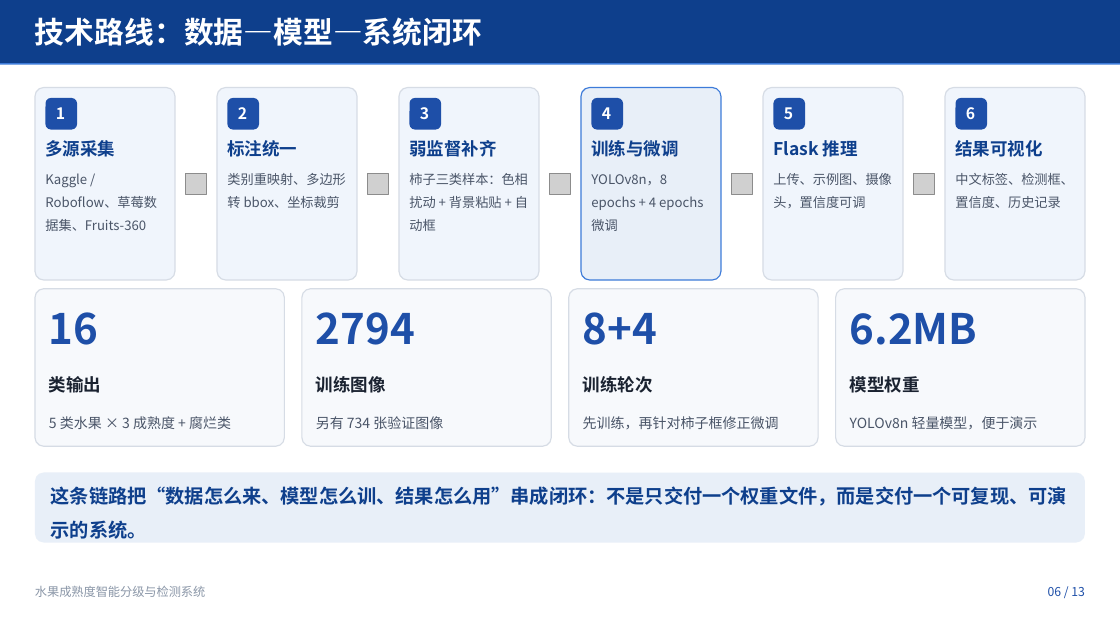
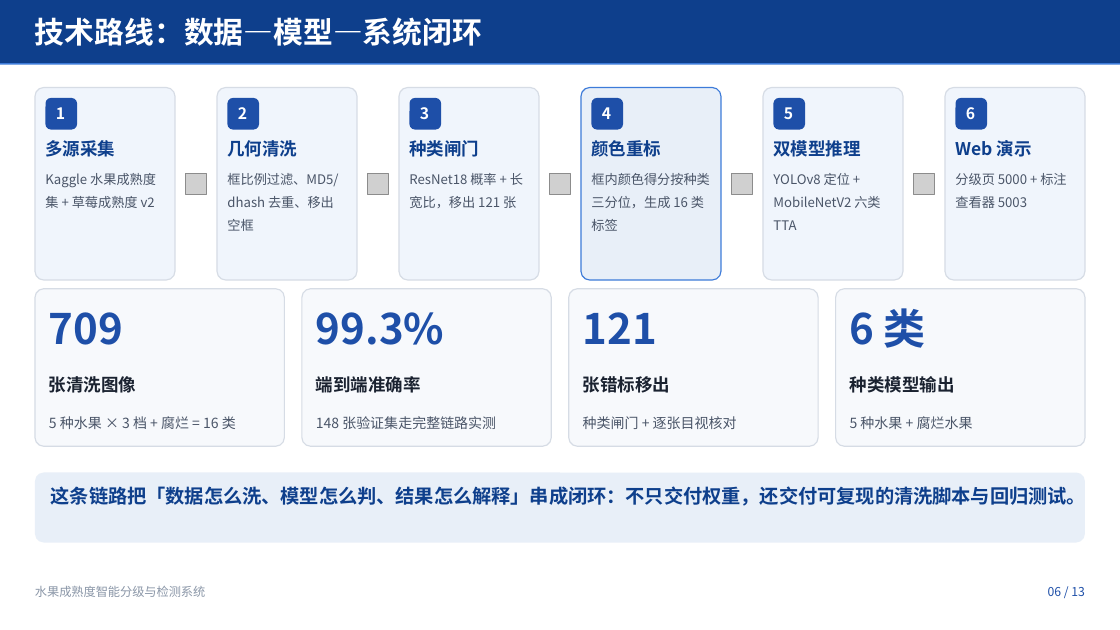
Before and after one commit to wpf1022/fruit-ripeness-detection, a slide deck: slide 6 of 答辩PPT/水果成熟度检测答辩.pptx. Drawn at 1120x630 pixels with LibreOffice and Linux fonts; fonts in the diff are those of the drawing; grey boxes stand for pictures. Boxes give left, top, right and bottom in pixels: in the first picture for what was removed or moved away, otherwise in the second. Text is boxed around its words. In the diff, an @@ line names an element or a change of style, - is before the commit and + after.

```diff
--- a/答辩PPT/水果成熟度检测答辩.pptx
+++ b/答辩PPT/水果成熟度检测答辩.pptx
@@ text at [227, 140, 297, 157]: text changed @@
-标注统一
+几何清洗
@@ text at [409, 140, 479, 157]: text changed @@
-弱监督补齐
+种类闸门
@@ text at [591, 140, 661, 157]: text changed @@
-训练与微调
+颜色重标
@@ text at [773, 140, 860, 157]: text changed @@
-Flask 推理
+双模型推理
@@ text at [955, 140, 1032, 157]: text changed @@
-结果可视化
+Web 演示
@@ text at [45, 173, 156, 208]: text changed @@
-Kaggle / Roboflow、草莓数据集、Fruits-360
+Kaggle 水果成熟度集 + 草莓成熟度 v2
@@ text at [227, 173, 338, 231]: text changed @@
-类别重映射、多边形转 bbox、坐标裁剪
+框比例过滤、MD5/dhash 去重、移出空框
@@ text at [409, 173, 523, 208]: text changed @@
-柿子三类样本：色相扰动 + 背景粘贴 + 自动框
+ResNet18 概率 + 长宽比，移出 121 张
@@ text at [591, 173, 709, 231]: text changed @@
-YOLOv8n，8 epochs + 4 epochs 微调
+框内颜色得分按种类三分位，生成 16 类标签
@@ text at [773, 173, 880, 230]: text changed @@
-上传、示例图、摄像头，置信度可调
+YOLOv8 定位 + MobileNetV2 六类 TTA
@@ text at [955, 173, 1066, 208]: text changed @@
-中文标签、检测框、置信度、历史记录
+分级页 5000 + 标注查看器 5003
@@ text at [49, 312, 123, 345]: text changed @@
-16
+709
@@ text at [316, 312, 444, 345]: text changed @@
-2794
+99.3%
@@ text at [583, 312, 657, 344]: text changed @@
-8+4
+121
@@ text at [850, 308, 926, 348]: text changed @@
-6.2MB
+6 类
@@ text at [49, 376, 136, 393]: text changed @@
-类输出
+张清洗图像
@@ text at [316, 373, 421, 396]: text changed @@
-训练图像
+端到端准确率
@@ text at [583, 376, 670, 393]: text changed @@
-训练轮次
+张错标移出
@@ text at [850, 376, 955, 393]: text changed @@
-模型权重
+种类模型输出
@@ text at [49, 416, 236, 429]: text changed @@
-5 类水果 × 3 成熟度 + 腐烂类
+5 种水果 × 3 档 + 腐烂 = 16 类
@@ text at [316, 416, 496, 429]: text changed @@
-另有 734 张验证图像
+148 张验证集走完整链路实测
@@ text at [583, 416, 737, 429]: text changed @@
-先训练，再针对柿子框修正微调
+种类闸门 + 逐张目视核对
@@ text at [850, 416, 973, 429]: text changed @@
-YOLOv8n 轻量模型，便于演示
+5 种水果 + 腐烂水果
@@ text at [51, 486, 1086, 506]: text changed @@
-这条链路把“数据怎么来、模型怎么训、结果怎么用”串成闭环：不是只交付一个权重文件，而是交付一个可复现、可演示的系统。
+这条链路把「数据怎么洗、模型怎么判、结果怎么解释」串成闭环：不只交付权重，还交付可复现的清洗脚本与回归测试。
```
Also in this commit, not shown: 12 other slides changed, 2 other files.
